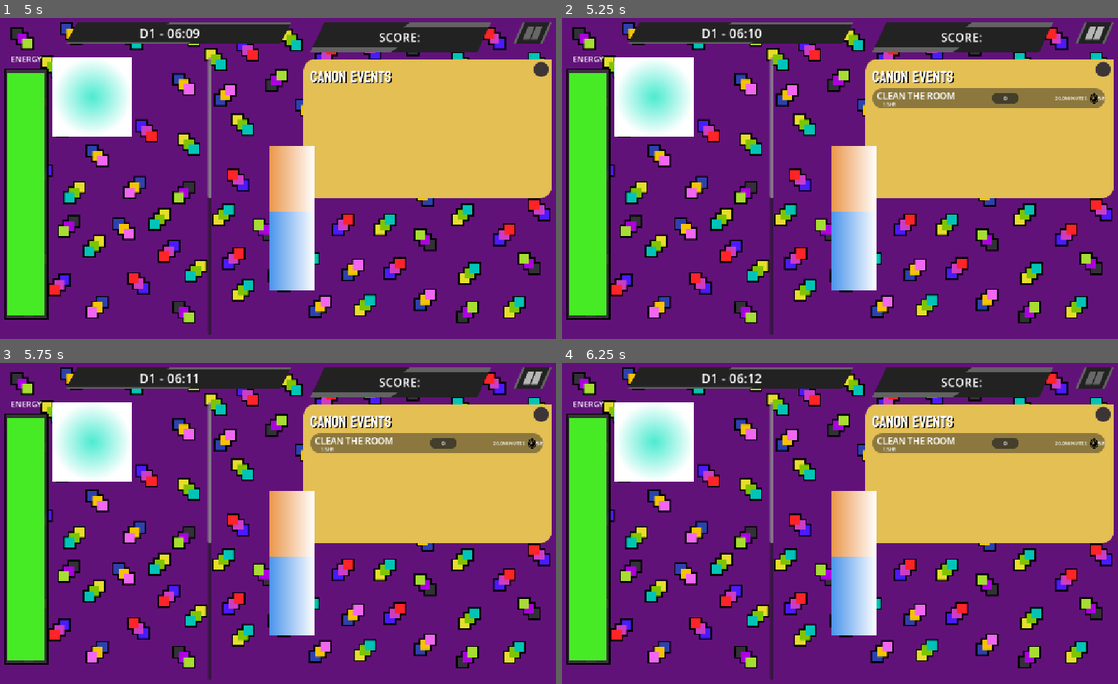
Above: before the commit, frames 1-4 (two rows, left to right).
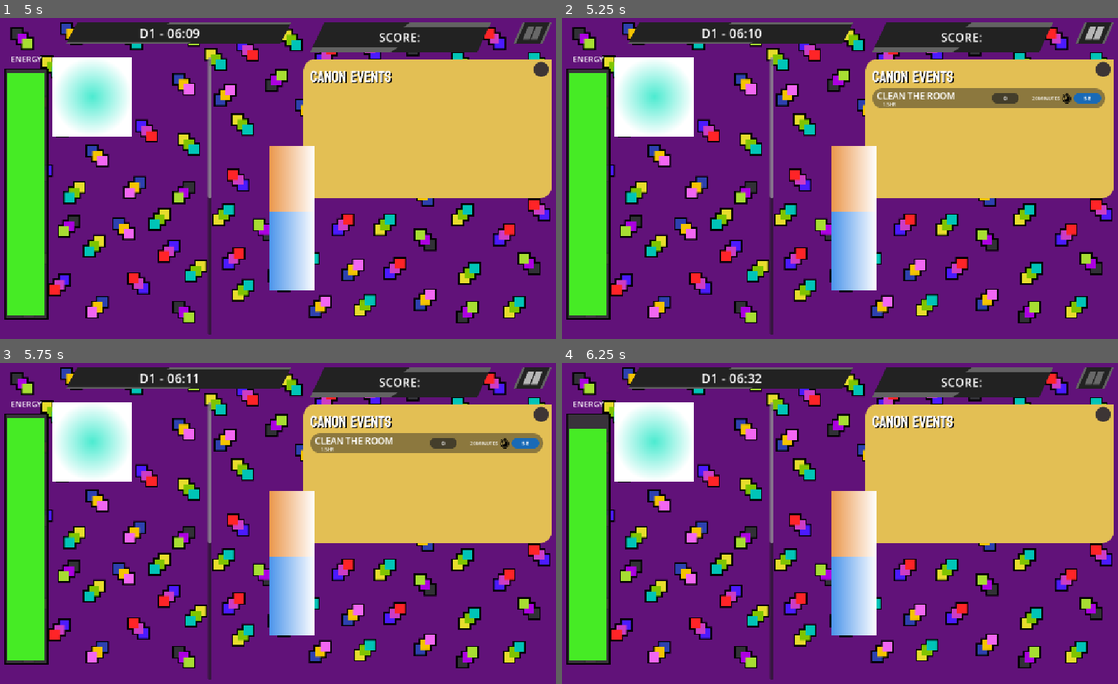
Above: after the commit, the same moments.

Repository: shi-reker/ScrollMaxxer
Game: Godot game, scene res://Scenes/main.tscn
Same seed, same stepped clock (60 frames per second), same inputs: the game is played once before the commit and once after it. The engine's default icon, where the game draws it, is replaced by a stand-in: a white triangle on a blue panel in a dark square.
Inputs (mouse positions are in pixels of both pictures, inside the frame that each line leads up to):
- Up to frame 1 (5 s): click (278, 146) at 0.5 s; click (278, 210) at 1.25 s; click (278, 146) at 2 s; click (278, 210) at 2.75 s; click (278, 146) at 3.5 s; click (278, 210) at 4.25 s
- Up to frame 2 (5.25 s): click (1095, 34) at 5 s
- Up to frame 3 (5.75 s): no input
- Up to frame 4 (6.25 s): click "5e" at 5.75 s

Frame 1 is identical in both runs. In frame 2, 0.3% of the frame differs, in the area x 84-98%, y 23-27%; in frame 3, 0.3%; in frame 4, 2.8%, in the area x 1-98%, y 3-29%.
Error in both runs: Invalid access to property or key '2' on a base object of type 'Dictionary'. (res://scripts/memes/meme_manager.gd:21)

Commit message:
halfway redoing the generation

Diff:
--- a/Scenes/tasks.tscn
+++ b/Scenes/tasks.tscn
@@ -2,12 +2,12 @@
 
 [ext_resource type="Texture2D" uid="uid://d35aownxap6uv" path="res://assets/UI/tasks bg.png" id="1_et2hn"]
 [ext_resource type="Texture2D" uid="uid://bfnp2fwfpvbk" path="res://assets/UI/task progress bar.png" id="2_qcn5x"]
-[ext_resource type="Texture2D" uid="uid://bguqar30gvcl" path="res://assets/UI/buttons/progress button idle.png" id="2_qmqpt"]
 [ext_resource type="Script" uid="uid://bgte6vaxsgn1i" path="res://scripts/tasks/tasks.gd" id="2_x5snx"]
-[ext_resource type="Texture2D" uid="uid://dvh7vx217cqvk" path="res://assets/UI/buttons/progress button pressed.png" id="3_tnxfn"]
 [ext_resource type="Texture2D" uid="uid://c0treun1h0rdd" path="res://assets/UI/task progress bar 2.png" id="3_x5snx"]
 [ext_resource type="Texture2D" uid="uid://c73et24m04wcl" path="res://assets/UI/watch icon.png" id="4_0eaug"]
-[ext_resource type="Texture2D" uid="uid://ck7dlm106hasw" path="res://assets/UI/buttons/progress button hover.png" id="4_qcn5x"]
+[ext_resource type="Texture2D" uid="uid://sh3c0simb568" path="res://assets/UI/buttons/tasks/progress button idle.png" id="6_x5snx"]
+[ext_resource type="Texture2D" uid="uid://d2lyjpam4odrm" path="res://assets/UI/buttons/tasks/progress button pressed.png" id="7_0eaug"]
+[ext_resource type="Texture2D" uid="uid://qjo103v2eo7q" path="res://assets/UI/buttons/tasks/progress button hover.png" id="8_stw6w"]
 
 [sub_resource type="LabelSettings" id="LabelSettings_pkeh2"]
 line_spacing = 0.0
@@ -133,9 +133,10 @@
 
 [node name="ProgressButton" type="TextureButton" parent="HBoxContainer2/HBoxContainer" unique_id=486987844]
 layout_mode = 2
-texture_normal = ExtResource("2_qmqpt")
-texture_pressed = ExtResource("3_tnxfn")
-texture_hover = ExtResource("4_qcn5x")
+texture_normal = ExtResource("6_x5snx")
+texture_pressed = ExtResource("7_0eaug")
+texture_hover = ExtResource("8_stw6w")
+stretch_mode = 3
 
 [node name="Label" type="Label" parent="HBoxContainer2/HBoxContainer/ProgressButton" unique_id=1816889474]
 custom_minimum_size = Vector2(55, 12)
--- a/resources/tasks/assignment/GroupP1_res.tres
+++ b/resources/tasks/assignment/GroupP1_res.tres
@@ -5,8 +5,8 @@
 [resource]
 script = ExtResource("1_8sg7r")
 Title = "Do Assignment"
-Len = 360
-Due = 4320
+Len = 360.0
+Due = 4320.0
 cat = 2
 tag = 2
 metadata/_custom_type_script = "uid://beqmt15xrtaio"
--- a/resources/tasks/assignment/GroupP2_res.tres
+++ b/resources/tasks/assignment/GroupP2_res.tres
@@ -9,4 +9,5 @@
 Due = 4320.0
 cat = 2
 tag = 2
+availability = 6
 metadata/_custom_type_script = "uid://beqmt15xrtaio"
--- a/resources/tasks/assignment/GroupP3_res.tres
+++ b/resources/tasks/assignment/GroupP3_res.tres
@@ -9,4 +9,5 @@
 Due = 4320.0
 cat = 2
 tag = 2
+availability = 5
 metadata/_custom_type_script = "uid://beqmt15xrtaio"
--- a/resources/tasks/assignment/GroupP4_res.tres
+++ b/resources/tasks/assignment/GroupP4_res.tres
@@ -9,4 +9,5 @@
 Due = 4320.0
 cat = 2
 tag = 2
+availability = 5
 metadata/_custom_type_script = "uid://beqmt15xrtaio"
--- a/resources/tasks/random event/FriendInv1_res.tres
+++ b/resources/tasks/random event/FriendInv1_res.tres
@@ -9,4 +9,5 @@
 Due = 300.0
 cat = 2
 tag = 3
+availability = 6
 metadata/_custom_type_script = "uid://beqmt15xrtaio"
--- a/resources/tasks/random event/Funeral_res.tres
+++ b/resources/tasks/random event/Funeral_res.tres
@@ -9,4 +9,5 @@
 Due = 240.0
 cat = 1
 tag = 3
+availability = 5
 metadata/_custom_type_script = "uid://beqmt15xrtaio"
--- /dev/null
+++ b/resources/tasks/rest/Nap_res.tres
@@ -0,0 +1,13 @@
+[gd_resource type="Resource" script_class="Task_base" format=3 uid="uid://4jev1pdn0e1x"]
+
+[ext_resource type="Script" uid="uid://beqmt15xrtaio" path="res://resources/tasks/task_base_res.gd" id="1_w6cly"]
+
+[resource]
+script = ExtResource("1_w6cly")
+Title = "Nap"
+Len = 120.0
+Due = 180.0
+cat = 1
+tag = 4
+availability = 2
+metadata/_custom_type_script = "uid://beqmt15xrtaio"
--- a/resources/tasks/rest/Sleep_res.tres
+++ b/resources/tasks/rest/Sleep_res.tres
@@ -9,4 +9,5 @@
 Due = 420.0
 cat = 2
 tag = 4
+availability = 7
 metadata/_custom_type_script = "uid://beqmt15xrtaio"
--- a/resources/tasks/routine/gotoclass_res.tres
+++ b/resources/tasks/routine/Gotoclass_res.tres
@@ -9,4 +9,5 @@
 Due = 180.0
 cat = 1
 tag = 1
+availability = 5
 metadata/_custom_type_script = "uid://beqmt15xrtaio"
--- a/resources/tasks/routine/shower_res.tres
+++ b/resources/tasks/routine/Shower_res.tres
@@ -8,4 +8,5 @@
 Len = 10.0
 Due = 60.0
 tag = 1
+availability = 8
 metadata/_custom_type_script = "uid://beqmt15xrtaio"
--- a/resources/tasks/task_base_res.gd
+++ b/resources/tasks/task_base_res.gd
@@ -6,6 +6,7 @@
 @export var Due:float
 @export var cat:Category
 @export var tag:Tags
+@export var availability:GenTime
 
 enum Category {
 	SHORT,
@@ -20,3 +21,15 @@
 	RANDOM_EVENT,
 	REST
 }
+
+enum GenTime {
+	ANY,
+	MORNING,
+	NOON,
+	EVENING,
+	NIGHT,
+	M_NO,
+	NO_E,
+	E_NI,
+	M_E
+}
--- a/scripts/menus/main_menu.gd
+++ b/scripts/menus/main_menu.gd
@@ -11,4 +11,4 @@
 	pass # Replace with function body.
 
 func _on_quit_pressed() -> void:
-	pass # Replace with function body.
+	get_tree().quit()
--- a/scripts/tasks/task_spawner.gd
+++ b/scripts/tasks/task_spawner.gd
@@ -11,10 +11,10 @@
 
 var taskVariants:Dictionary[Task_base.Tags, Array] = {
 	Task_base.Tags.CHORE: [
-		"res://resources/tasks/chore/cleanup_res.tres", "res://resources/tasks/chore/Dishes_res.tres"
+		"res://resources/tasks/chore/Cleanup_res.tres", "res://resources/tasks/chore/Dishes_res.tres"
 	],
 	Task_base.Tags.ROUTINE: [
-		"res://resources/tasks/routine/gotoclass_res.tres", "res://resources/tasks/routine/shower_res.tres"
+		"res://resources/tasks/routine/Gotoclass_res.tres", "res://resources/tasks/routine/Shower_res.tres"
 	],
 	Task_base.Tags.ASSIGNMENT: [
 		"res://resources/tasks/assignment/GroupP1_res.tres", "res://resources/tasks/assignment/GroupP2_res.tres",
@@ -24,7 +24,7 @@
 		"res://resources/tasks/random event/FriendInv1_res.tres", "res://resources/tasks/random event/Funeral_res.tres"
 	],
 	Task_base.Tags.REST: [
-		"res://resources/tasks/rest/Sleep_res.tres"
+		"res://resources/tasks/rest/Sleep_res.tres", "res://resources/tasks/rest/Nap_res.tres"
 	]
 }
 
@@ -48,7 +48,7 @@
 func GenerateTask():
 	var taskType
 	var selection
-	if game.hr < 6 or game.hr > 18:
+	if game.hr < 6 or game.hr >= 18:
 		print_debug(1)
 		selection = [0, 2, 4]
 		taskType = taskVariants[selection.pick_random()].pick_random()
--- a/scripts/tasks/tasks.gd
+++ b/scripts/tasks/tasks.gd
@@ -26,7 +26,7 @@
 		taskDue.text = str(taskDetails.Due/60)+ "HR"
 
 	if taskDetails.Len < 60:
-		taskPDur.text = str(taskDetails.Len)+ "minutes"
+		taskPDur.text = str(int(taskDetails.Len))+ "minutes"
 		taskPCost.text = "5e"
 		isInstant = true
 	elif taskDetails.Len < 240:
@@ -49,26 +49,34 @@
 
 func _on_progres_pressed() -> void:
 	req_resources.emit()
-	if energy < 5:
-		return
 
 	var timeConsumed:int
 	var energyConsumed:int
 
 	if isInstant:
+		if energy < 5:
+			return
 		taskPBar.value += 100
 		timeConsumed = int(taskDetails.Len)
 		energyConsumed = 5
 	elif taskCategory == taskDetails.Category.MEDIUM:
-		if energy < 15:
-			return
-		if taskType == taskDetails.Tags.ROUTINE:
+
+		if taskType == taskDetails.Tags.REST:
 			taskPBar.value += 100
+			energyConsumed = -25
 		else:
-			taskPBar.value += randi_range(30, 60)
+			if energy < 15:
+				return
+			if taskType == taskDetails.Tags.ROUTINE or taskType == taskDetails.Tags.RANDOM_EVENT:
+				taskPBar.value += 100
+			else:
+				taskPBar.value += randi_range(30, 60)
+
+			energyConsumed = 15
+
 		timeConsumed = 120
-		energyConsumed = 15
 	else:
+
 		if taskType == taskDetails.Tags.REST:
 			var randDur = randf_range(70, 90)
 			timeConsumed = int((randDur/100)*taskDetails.Len)
@@ -77,13 +85,14 @@
 		else:
 			if energy < 25:
 				return
-			if taskType == taskDetails.Tags.ROUTINE:
+			if taskType == taskDetails.Tags.ROUTINE or taskType == taskDetails.Tags.RANDOM_EVENT:
 				var randDur = randf_range(70, 90)
 				timeConsumed = int((randDur/100)*taskDetails.Len)
 				taskPBar.value += 100
 			else:
 				taskPBar.value += randi_range(15, 30)
-				timeConsumed = 4
+				timeConsumed = 240
+
 			energyConsumed = 25
 
 	on_do_task.emit(timeConsumed, energyConsumed)
Renamed: resources/tasks/chore/cleanup_res.tres -> resources/tasks/chore/Cleanup_res.tres
